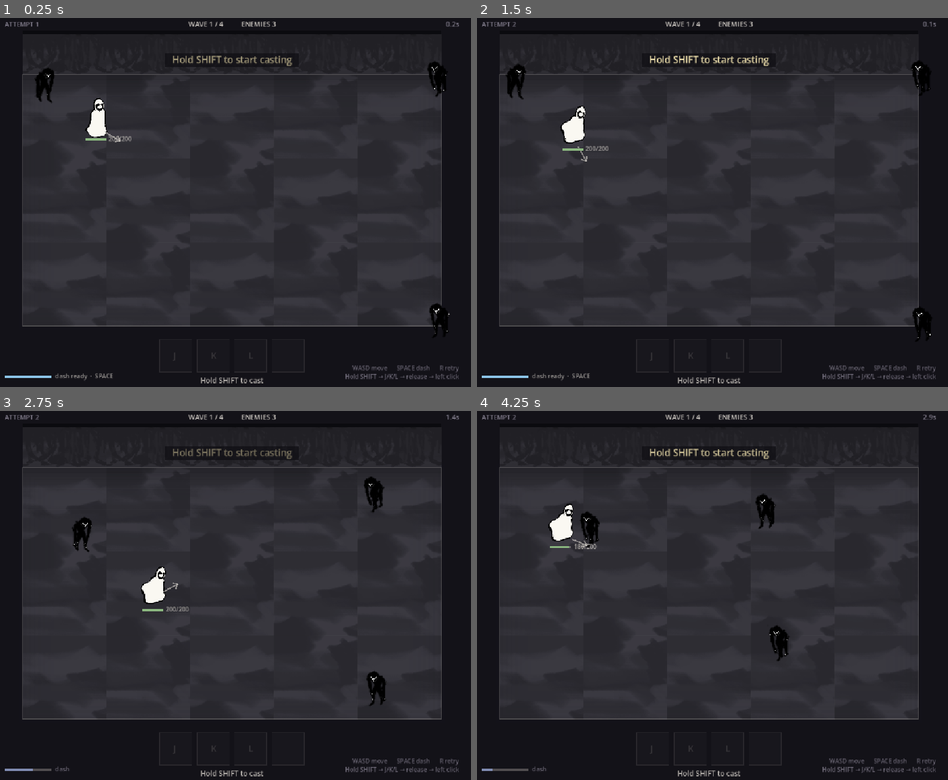
Above: before the commit, frames 1-4 (two rows, left to right).
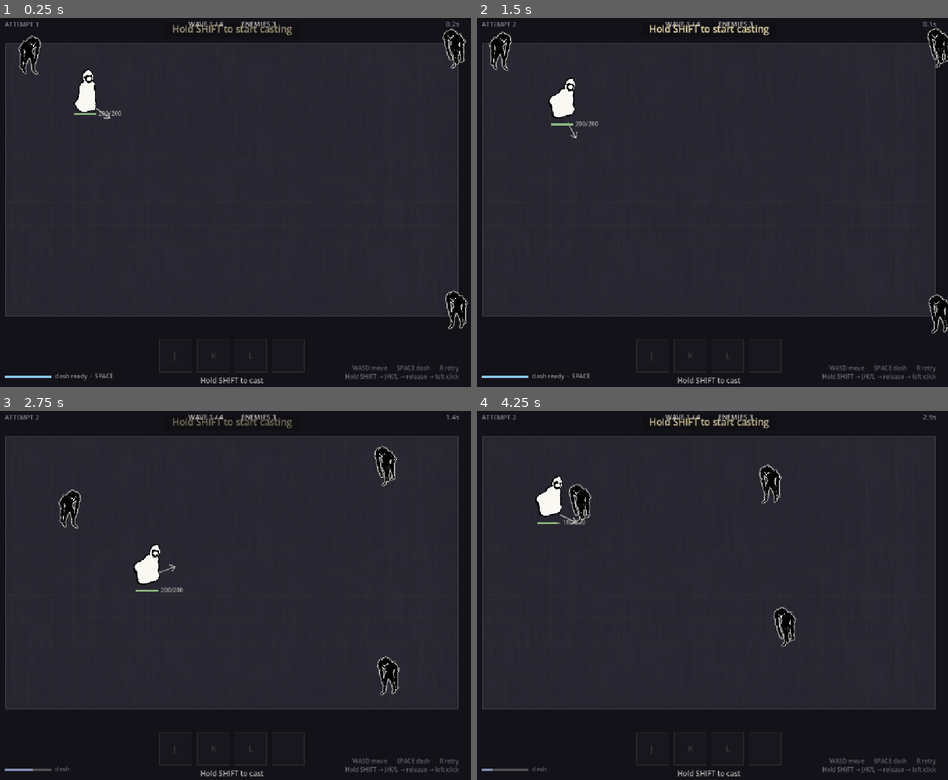
Above: after the commit, the same moments.

Repository: Ahingg/amalgaform
Game: Godot game, scene res://view/main.tscn
Same seed, same stepped clock (60 frames per second), same inputs: the game is played once before the commit and once after it.
Inputs (mouse positions are in pixels of both pictures, inside the frame that each line leads up to):
- Up to frame 1 (0.25 s): no input
- Up to frame 2 (1.5 s): tap Enter at 0.5 s; move the mouse to (816, 184) at 0.52 s; hold D 0.53-1.28 s; tap Shift at 0.6 s; click (816, 184) at 0.67 s; tap Space at 0.77 s; move the mouse to (613, 220) at 1.27 s; hold S from 1.28 s (still down); tap R at 1.35 s
- Up to frame 3 (2.75 s): tap Space at 1.52 s; move the mouse to (277, 510) at 2.02 s; release S at 2.03 s; hold D from 2.03 s (still down); tap J at 2.1 s
- Up to frame 4 (4.25 s): move the mouse to (684, 669) at 2.77 s; release D at 2.78 s; hold W 2.78-3.53 s; tap K at 2.85 s; click (684, 669) at 2.92 s; tap Space at 3.02, 3.77 s; move the mouse to (853, 650) at 3.52 s; hold A from 3.53 s (still down); tap L at 3.6 s

The runs differ from the first frame. In frame 1, 7.1% of the frame differs, in the area x 1-100%, y 1-86%; in frame 2, 7.0%; in frame 3, 7.6%; in frame 4, 7.7%, in the area x 1-98%, y 1-84%.

Commit message:
peta goresan menggantikan ubin, garis tepi musuh yang benar-benar terlihat, icon
- lantai: dua lapis goresan transparan di atas warna gelap, tanpa ubin dan
  tanpa dinding; arena kembali memakai tinggi penuh
- musuh: siluet putih yang dibangkitkan tools/make_silhouette.py, digeser
  delapan arah. Rim lama tidak pernah berfungsi — modulate itu perkalian dan
  seni musuhnya 97% hitam
- icon dipasang ke project.godot dan export preset
- README dapat tangkapan layar

Co-Authored-By: Claude Opus 5 <noreply@anthropic.com>
Claude-Session: https://claude.ai/code/session_01Qk43F2z5yDt92vTyEtoTz3

Diff:
--- a/challenge-6/project.godot
+++ b/challenge-6/project.godot
@@ -13,7 +13,7 @@
 config/name="Amalgaform"
 run/main_scene="uid://dlr0ilb6dfex6"
 config/features=PackedStringArray("4.7", "GL Compatibility")
-config/icon="res://icon.svg"
+config/icon="res://assets/icon.PNG"
 
 [display]
 
--- a/challenge-6/view/renderer.gd
+++ b/challenge-6/view/renderer.gd
@@ -52,11 +52,6 @@
 const BOTTOM_BAR := 150.0
 const SIDE_PAD := 28.0
 
-# Pita yang disisakan DI ATAS arena untuk muka dinding. Dinding digambar di luar
-# lapangan, bukan di petak paling atas — kalau dia mengambil petak, dia jadi
-# bagian yang bisa ditempati dan sim harus tahu dia ada. Di luar lapangan, dia
-# murni gambar: sim tidak pernah dengar soal dinding.
-const WALL_BAND := 96.0
 
 # Dihitung ulang tiap gambar dari ukuran jendela, jadi arenanya selalu mengisi
 # dan tidak pernah ketinggalan kalau jendelanya diubah.
@@ -100,12 +95,11 @@
 
 func _fit_arena() -> void:
 	var vp := get_viewport_rect().size
-	var usable := Vector2(vp.x - SIDE_PAD * 2.0,
-		vp.y - TOP_BAR - WALL_BAND - BOTTOM_BAR)
+	var usable := Vector2(vp.x - SIDE_PAD * 2.0, vp.y - TOP_BAR - BOTTOM_BAR)
 	tile_size = floorf(minf(usable.x / float(grid_width), usable.y / float(grid_height)))
 	var w := tile_size * grid_width
 	var h := tile_size * grid_height
-	margin = Vector2((vp.x - w) * 0.5, TOP_BAR + WALL_BAND + (usable.y - h) * 0.5)
+	margin = Vector2((vp.x - w) * 0.5, TOP_BAR + (usable.y - h) * 0.5)
 
 
 func _ready() -> void:
@@ -438,7 +432,6 @@
 
 	draw_rect(arena, ARENA, true)
 	_draw_floor(org)
-	_draw_walls(org)
 
 	# Vignette: tepi arena diredupkan berlapis supaya mata tertarik ke tengah
 	# dan batas lapangan terasa tanpa perlu dinding yang digambar.
@@ -462,106 +455,45 @@
 	draw_rect(arena, Color(LINE.r, LINE.g, LINE.b, 0.22), false, 2.0)
 
 
-# Lantai bertekstur. Satu gambar menutupi BLOK 4x4 petak, bukan satu petak.
-#
-# Versi satu-gambar-per-petak terlihat seperti kertas kado: motifnya berulang
-# tiap 50 piksel dan matanya langsung menangkap kisi-kisinya. Diperbesar jadi
-# blok, motif yang sama baru berulang setiap 200 piksel, dan sambungannya jatuh
-# di tempat yang berbeda dari garis kisi — dua-duanya berhenti terbaca.
-#
-# Digambar DI ATAS warna ARENA dengan alpha, bukan menggantikannya. Warna
-# dasarnya yang menjaga nilai tengah komposisi: pemain hampir putih, musuh
-# hampir hitam, dan lantai harus tetap di antara keduanya. Kalau teksturnya
-# dipasang mentah, lantainya turun terlalu gelap dan musuh mulai lumer ke
-# dalamnya.
-const FLOOR_BLOCK := 4
+# Lantai: warna dasar gelap, lalu dua lapis goresan putih transparan di atasnya.
+#
+# Versi sebelumnya memakai ubin lantai bergambar penuh, dan itu selalu terbaca
+# sebagai petak berapa pun besar bloknya — karena setiap ubin punya batas, dan
+# mata menemukan batas. Goresan transparan tidak punya batas: yang terlihat cuma
+# guratannya, dan latar hitam di bawahnya menyambung tanpa putus.
+#
+# Dua lapis dengan SKALA BERBEDA, bukan dua lapis sejajar. Kalau skalanya sama,
+# keduanya berulang di jarak yang sama dan polanya justru jadi lebih kentara,
+# bukan lebih samar.
+const FLOOR_TILE_A := 6      # berapa petak per ulangan, lapis lembut
+const FLOOR_TILE_B := 9      # lapis tajam, sengaja tidak kelipatan A
 
 func _draw_floor(org: Vector2) -> void:
-	var tint := Color(1.18, 1.16, 1.28, 0.72)
-	var bx: int = 0
-	while bx < grid_width:
-		var by: int = 0
-		while by < grid_height:
-			var tex := Sprites.land(bx, by)
-			if tex == null:
-				return
-			# Blok di tepi bisa terpotong kalau ukuran arena tidak habis dibagi
-			# empat. Yang diambil bagian gambarnya, bukan gambarnya diperkecil —
-			# kalau diperkecil, ubin tepi punya skala berbeda dan sambungannya
-			# langsung kelihatan.
-			var cols: int = mini(FLOOR_BLOCK, grid_width - bx)
-			var rows: int = mini(FLOOR_BLOCK, grid_height - by)
+	var w: float = grid_width * tile_size
+	var h: float = grid_height * tile_size
+	_floor_layer(org, Vector2(w, h), Sprites.floor_layer(0), FLOOR_TILE_A, 0.10)
+	_floor_layer(org, Vector2(w, h), Sprites.floor_layer(1), FLOOR_TILE_B, 0.07)
+
+
+func _floor_layer(org: Vector2, size: Vector2, tex: Texture2D,
+		petak: int, alpha: float) -> void:
+	if tex == null:
+		return
+	var sisi: float = tile_size * petak
+	var kolom: int = int(ceil(size.x / sisi))
+	var baris: int = int(ceil(size.y / sisi))
+	var warna := Color(1, 1, 1, alpha)
+	for by in baris:
+		for bx in kolom:
+			var at := org + Vector2(bx, by) * sisi
+			# Bagian yang lewat tepi arena dipotong lewat REGION, bukan dibiarkan
+			# meluber: arena punya bingkai, dan goresan yang keluar dari bingkai
+			# langsung terbaca sebagai bocor.
+			var lebar: float = minf(sisi, org.x + size.x - at.x)
+			var tinggi: float = minf(sisi, org.y + size.y - at.y)
 			var src := Rect2(Vector2.ZERO,
-				Vector2(tex.get_width() * float(cols) / FLOOR_BLOCK,
-					tex.get_height() * float(rows) / FLOOR_BLOCK))
-			var dst := Rect2(org + Vector2(bx, by) * tile_size,
-				Vector2(cols, rows) * tile_size + Vector2.ONE)
-			if Sprites.land_mirror(bx, by):
-				var axis: float = dst.position.x + dst.size.x * 0.5
-				draw_set_transform_matrix(Transform2D(Vector2(-1, 0), Vector2(0, 1),
-					Vector2(axis * 2.0, 0)))
-				draw_texture_rect_region(tex, dst, src, tint)
-				draw_set_transform_matrix(Transform2D.IDENTITY)
-			else:
-				draw_texture_rect_region(tex, dst, src, tint)
-			by += FLOOR_BLOCK
-		bx += FLOOR_BLOCK
-
-
-# Muka dinding di tepi atas, satu potong tiap empat petak — alasannya sama
-# seperti lantai. Cuma tepi atas: dari sudut pandang ini dinding yang menghadap
-# kamera cuma ada satu; tiga sisi lain membelakangi dan yang kelihatan cuma tepi
-# lantainya. Menggambar keempatnya bikin arenanya terbaca seperti kotak yang
-# dilihat dari dalam.
-#
-# Dinding hidup DI LUAR lapangan, bukan di petak paling atas. Kalau dia
-# mengambil petak, dia jadi tempat yang bisa ditempati dan sim harus tahu dia
-# ada. Di luar lapangan, dia murni gambar: sim tidak pernah dengar soal dinding.
-# Dua petak per potong: potongannya persegi (256x256) dan pita dindingnya
-# setinggi kira-kira dua petak, jadi di lebar ini gambarnya nyaris tidak
-# diregangkan sama sekali.
-const WALL_BLOCK := 2
-
-func _draw_walls(org: Vector2) -> void:
-	if Sprites.wall(0) == null:
-		return
-	var band: float = minf(WALL_BAND, tile_size * 2.2)
-	var top: float = org.y - band
-
-	# Pita gelap rata di belakang dinding: menutup celah antara puncak dinding
-	# dan HUD, dan memberi juntaiannya sesuatu yang gelap untuk digantungi.
-	draw_rect(Rect2(Vector2(org.x, top - 6.0),
-		Vector2(grid_width * tile_size, band + 6.0)),
-		Color(0.045, 0.042, 0.058), true)
-
-	var bx: int = 0
-	while bx < grid_width:
-		var cols: int = mini(WALL_BLOCK, grid_width - bx)
-		var tex := Sprites.wall(bx)
-		var src := Rect2(Vector2.ZERO,
-			Vector2(tex.get_width() * float(cols) / WALL_BLOCK, tex.get_height()))
-		# Selang-seling dicerminkan supaya juntaiannya tidak terbaca sebagai
-		# satu motif yang diulang sepuluh kali.
-		var dst := Rect2(Vector2(org.x + bx * tile_size, top),
-			Vector2(cols * tile_size + 1.0, band))
-		var tint := Color(1.15, 1.12, 1.28, 1.0)
-		if (bx / WALL_BLOCK) % 2 == 1:
-			var axis: float = dst.position.x + dst.size.x * 0.5
-			draw_set_transform_matrix(Transform2D(Vector2(-1, 0), Vector2(0, 1),
-				Vector2(axis * 2.0, 0)))
-			draw_texture_rect_region(tex, dst, src, tint)
-			draw_set_transform_matrix(Transform2D.IDENTITY)
-		else:
-			draw_texture_rect_region(tex, dst, src, tint)
-		bx += WALL_BLOCK
-
-	# Bayangan yang dijatuhkan dinding ke lantai. Ini yang bikin dinding terbaca
-	# BERDIRI, bukan sekadar tempelan di tepi atas.
-	for i in 6:
-		var f := float(i) / 6.0
-		draw_rect(Rect2(Vector2(org.x, org.y + f * tile_size * 0.7),
-			Vector2(grid_width * tile_size, tile_size * 0.12)),
-			Color(0, 0, 0, 0.16 * (1.0 - f)), true)
+				Vector2(tex.get_width() * lebar / sisi, tex.get_height() * tinggi / sisi))
+			draw_texture_rect_region(tex, Rect2(at, Vector2(lebar, tinggi)), src, warna)
 
 
 func _draw_entity(world, id: int) -> void:
@@ -690,13 +622,31 @@
 		_blit(pair[1], rect, Sprites.PLAYER_SCALE, flip, Color(SHADOW.r, SHADOW.g, SHADOW.b, alpha), align)
 		return true
 
-	# Musuh hampir hitam, tapi diberi tepi terang tipis: siluet hitam pekat di
-	# latar gelap gampang lumer jadi satu massa saat berkerumun.
+	# Musuh hampir hitam, dan tanpa tepi terang dia lumer jadi satu massa dengan
+	# lantai gelap begitu berkerumun.
+	#
+	# Tepinya TIDAK bisa dibuat dari spritenya sendiri. Modulate itu perkalian
+	# dan seni musuh ini 97% hitam pekat, jadi menggambarnya berkali-kali dengan
+	# warna terang tetap menghasilkan hitam — versi lama berkas ini melakukan
+	# persis itu selama berhari-hari dan tidak menghasilkan apa pun.
+	#
+	# Yang dipakai sekarang: gambar siluet putih (dibuat tools/make_silhouette.py)
+	# digambar SEDIKIT LEBIH BESAR di belakang badannya. Yang menyembul di
+	# pinggirnya itu garis tepinya.
 	var etex := Sprites.enemy_walk(id, t)
 	var eflip := _facing_flip(world, id, Sprites.ENEMY_FACES_LEFT)
-	var rim := Color(LINE.r, LINE.g, LINE.b, alpha * 0.30)
-	for off in [Vector2(-2, 0), Vector2(2, 0), Vector2(0, -2), Vector2(0, 2)]:
-		_blit(etex, Rect2(rect.position + off, rect.size), Sprites.ENEMY_SCALE, eflip, rim)
+	var sil := Sprites.enemy_silhouette(id, t)
+	if sil != null:
+		# Digeser ke delapan arah pada skala YANG SAMA, bukan digambar sekali
+		# lebih besar. Memperbesar akan menumbuhkan gambar dari titik jangkarnya
+		# — dan jangkar di sini ada di KAKI, jadi garisnya jadi tebal di kepala
+		# dan hilang sama sekali di kaki.
+		var d: float = maxf(1.5, tile_size * 0.045)
+		for off in [Vector2(-d, 0), Vector2(d, 0), Vector2(0, -d), Vector2(0, d),
+				Vector2(-d, -d) * 0.7, Vector2(d, -d) * 0.7,
+				Vector2(-d, d) * 0.7, Vector2(d, d) * 0.7]:
+			_blit(sil, Rect2(rect.position + off, rect.size), Sprites.ENEMY_SCALE,
+				eflip, Color(LINE.r, LINE.g, LINE.b, alpha * 0.42))
 
 	# Kilat kena digambar SEBELUM badannya, jadi cahayanya ada di belakang dan
 	# siluet musuhnya tetap terbaca. Kalau ditumpuk di atas, yang terjadi cuma
--- a/challenge-6/view/sprites.gd
+++ b/challenge-6/view/sprites.gd
@@ -176,26 +176,21 @@
 
 # --- lantai & dinding --------------------------------------------------------
 
-const LAND_COUNT := 8
-
 # Ubin lantai dipilih dari KOORDINAT petaknya, bukan diacak. Diacak berarti
 # lantainya berganti tiap frame; diturunkan dari koordinat berarti dia diam,
 # tetap tidak berulang secara kentara, dan tidak perlu disimpan di mana pun.
-static func land(tx: int, ty: int) -> Texture2D:
-	var k: int = absi((tx * 73856093) ^ (ty * 19349663))
-	return tex("map/land%d.png" % (k % LAND_COUNT))
-
-
-# Dicerminkan kiri-kanan untuk separuh petak, dari koordinat juga. Delapan ubin
-# jadi terasa enam belas tanpa satu berkas tambahan.
-static func land_mirror(tx: int, ty: int) -> bool:
-	return absi((tx * 83492791) ^ (ty * 15485863)) % 2 == 0
-
-
-# Potongan dinding: 256x512, jadi satu potong menutupi satu petak lebar dan dua
-# petak tinggi.
-static func wall(tx: int) -> Texture2D:
-	return tex("map/wall%d.png" % (absi(tx * 40503 + 7) % 4))
+# Dua lapis goresan untuk lantai. Yang satu lebih lembut, yang satu lebih tajam;
+# ditumpuk dengan skala berbeda supaya polanya tidak pernah berulang serempak.
+static func floor_layer(i: int) -> Texture2D:
+	return tex("background%d.PNG" % (1 if i == 0 else 2))
+
+
+# Siluet putih, dibuat oleh tools/make_silhouette.py. Ada karena modulate itu
+# perkalian: seni musuh 97% hitam, jadi tidak ada warna modulate yang bisa
+# mencerahkannya. Garis tepi hanya mungkin kalau gambarnya memang sudah terang.
+static func enemy_silhouette(id: int, t: float) -> Texture2D:
+	var phase := fmod(t * 3.2 + float(id) * 0.7, 2.0)
+	return tex("enemies/humanoid_walk%d_silhouette.png" % (1 if phase < 1.0 else 2))
 
 
 # --- percikan kena -----------------------------------------------------------
Binary file added: challenge-6/assets/background1.PNG
Not shown, changed: challenge-6/assets/background1.PNG.import
Binary file added: challenge-6/assets/background2.PNG
Not shown, changed: challenge-6/assets/background2.PNG.import
Binary file added: challenge-6/assets/enemies/humanoid_walk1_silhouette.png
Not shown, changed: challenge-6/assets/enemies/humanoid_walk1_silhouette.png.import
Binary file added: challenge-6/assets/enemies/humanoid_walk2_silhouette.png
Not shown, changed: challenge-6/assets/enemies/humanoid_walk2_silhouette.png.import
Binary file added: challenge-6/assets/enemies/splash_body_silhouette.png
Not shown, changed: challenge-6/assets/enemies/splash_body_silhouette.png.import
Binary file added: challenge-6/assets/enemies/splash_ring_silhouette.png
Not shown, changed: challenge-6/assets/enemies/splash_ring_silhouette.png.import
(and 27 more such lines)
